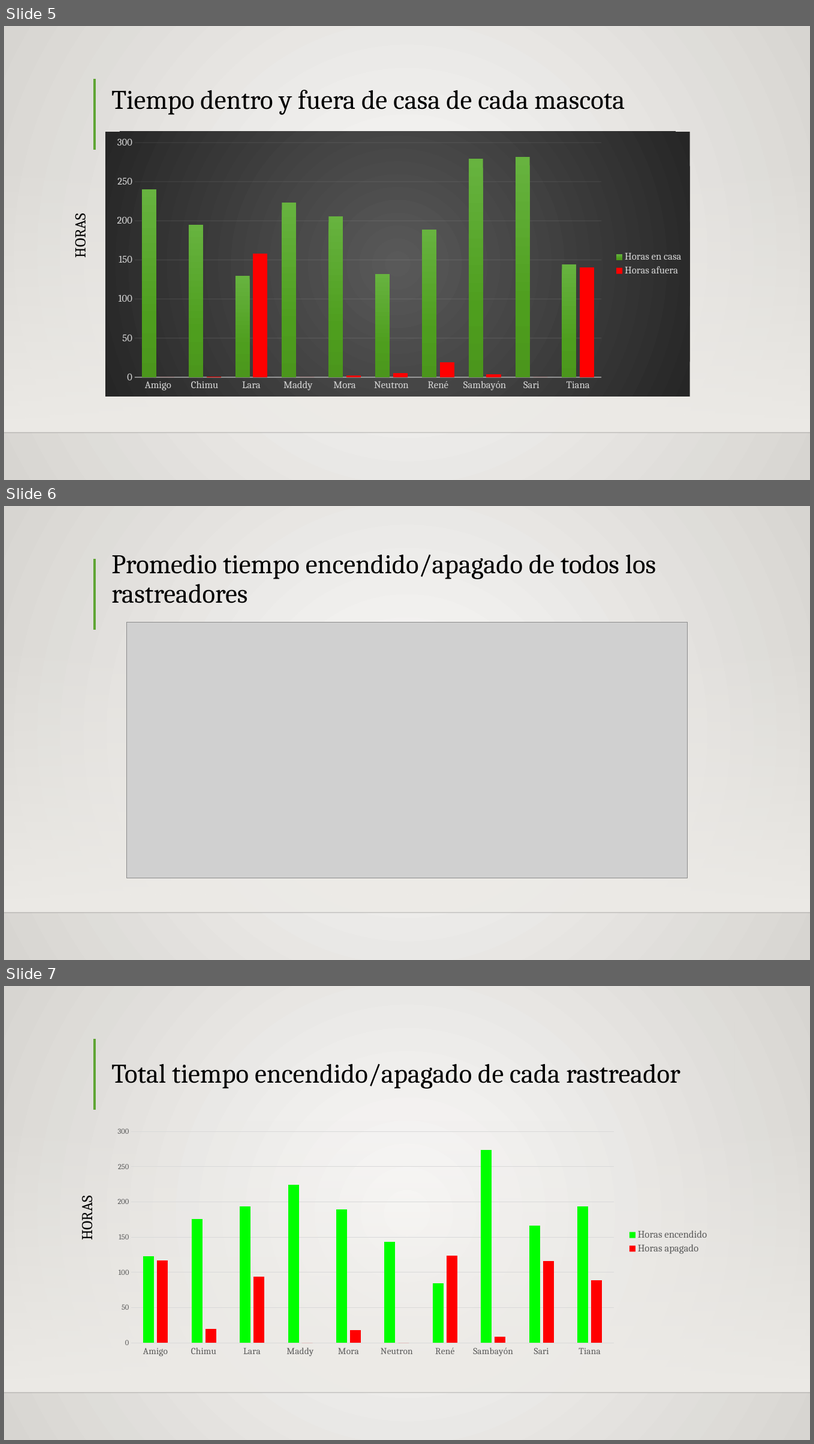
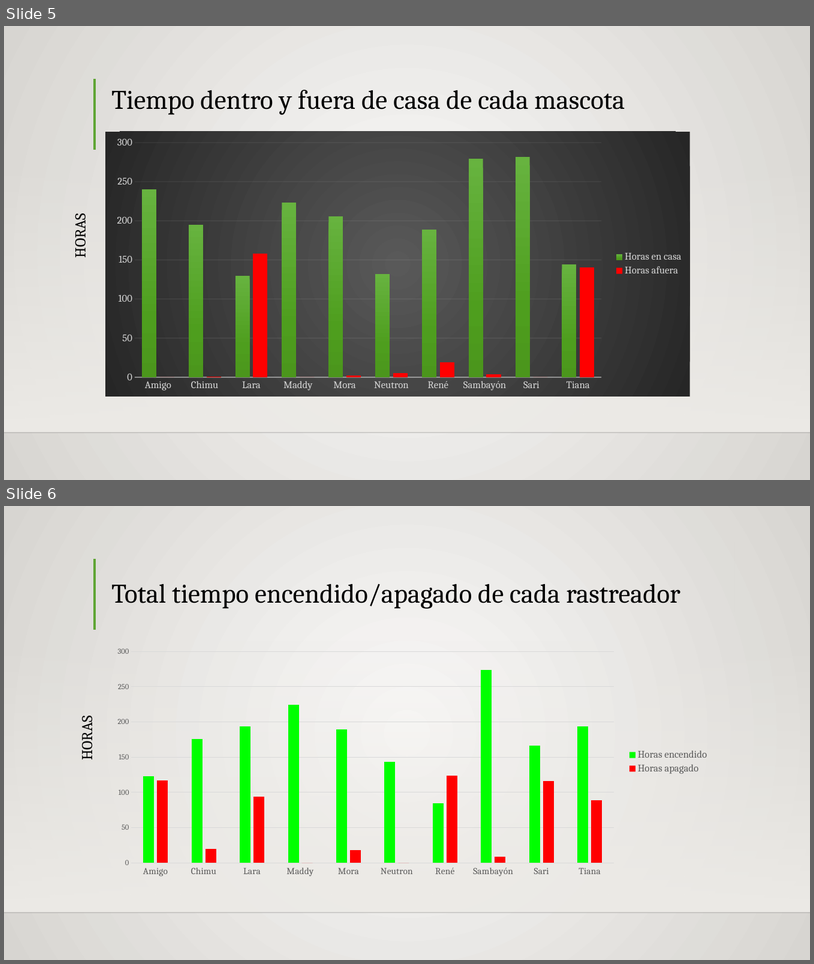
Before and after one commit to Siriusg2/resumenipa, a slide deck: excel_reports/IPApresentacion.pptx. Shown one above the other, each under a label of ours: slides 5, 6 and 7 before the commit, slides 5 and 6 after it. The pictures are 814x1444 and 814x964 pixels, drawn with LibreOffice and Linux fonts; fonts in the diff are those of the drawing; grey boxes stand for pictures; background and template pictures are left out. Boxes give left, top, right and bottom in pixels: in the first picture for what was removed or moved away, otherwise in the second. Text is boxed around its words. In the diff, an @@ line names an element or a change of style, - is before the commit and + after.

```diff
--- a/excel_reports/IPApresentacion.pptx
+++ b/excel_reports/IPApresentacion.pptx
@@ slide 6 removed at [4,506,810,960], background gradient #FAFAF9 to #D7D5D2; not listed: 3 template elements that a slide beside it also shows @@
@@ title removed at [111,555,656,603] @@
-Promedio tiempo encendido/apagado de todos los rastreadores
@@ picture removed at [127,622,688,878] @@
@@ what was slide 7 is now slide 6 @@
```
Also in this commit, not shown: 4 slides changed, 2 other files.
